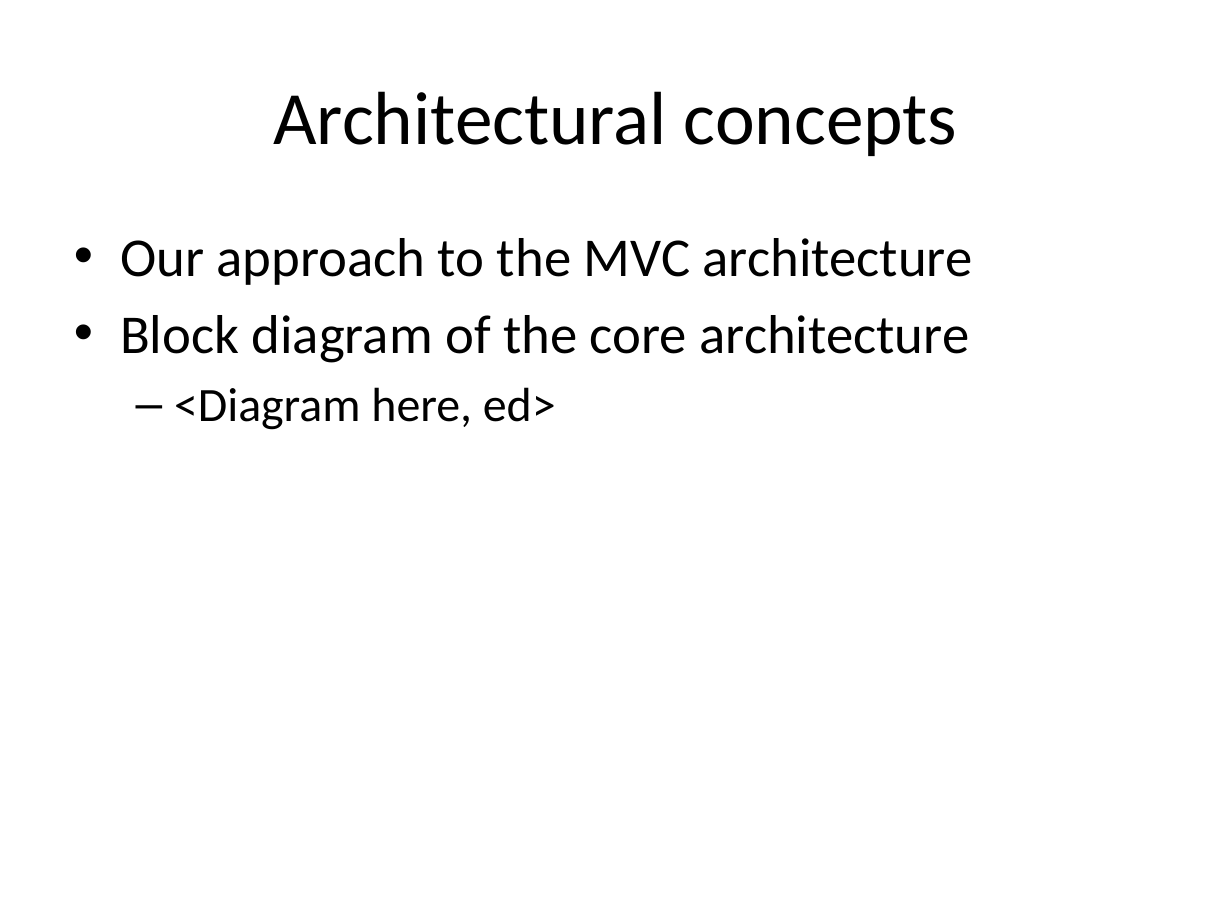
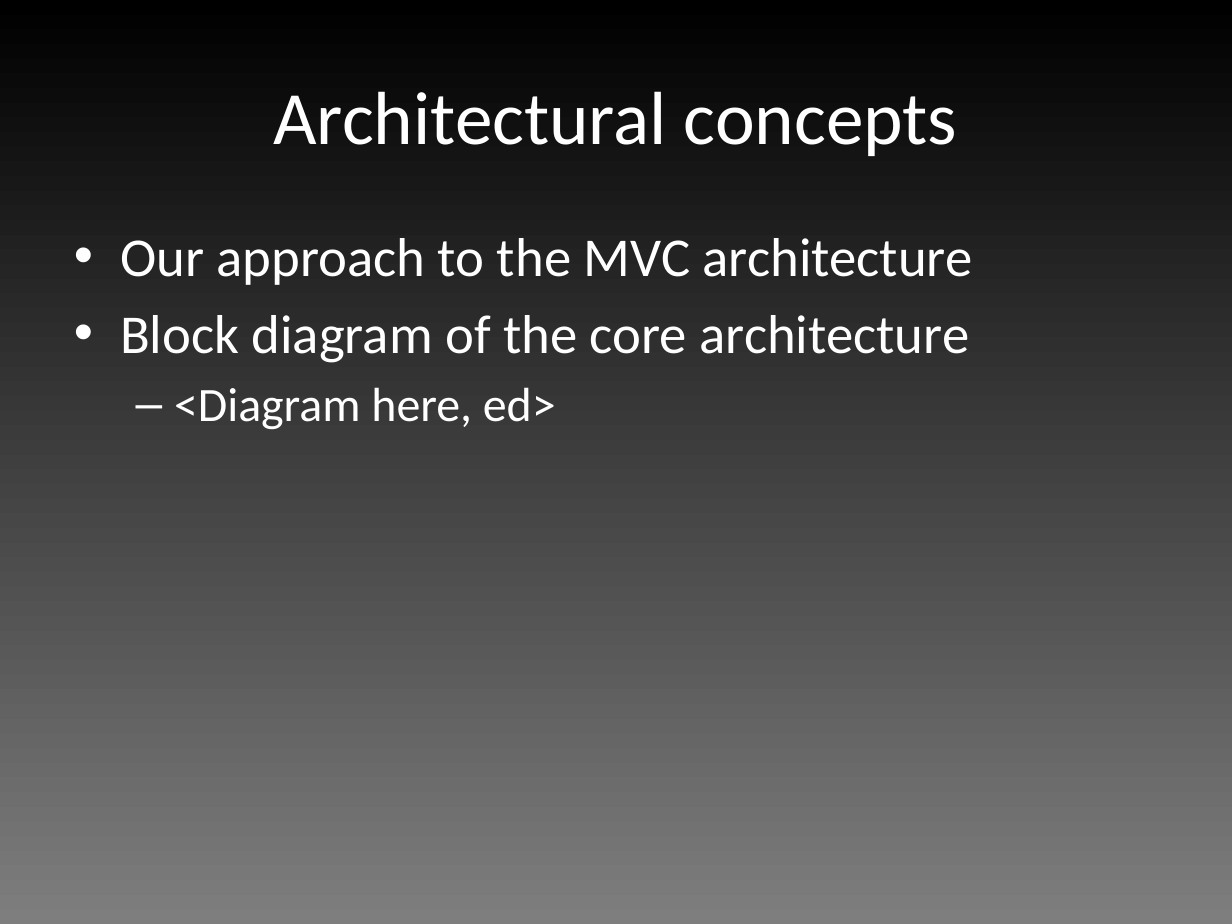
Before and after one commit to edderick/RunwayRedeclaration, a slide deck: slide 6 of doc/D2/Slides.pptx. Drawn at 1232x924 pixels with LibreOffice and Linux fonts; fonts in the diff are those of the drawing. Boxes give left, top, right and bottom in pixels: in the first picture for what was removed or moved away, otherwise in the second. Text is boxed around its words. In the diff, an @@ line names an element or a change of style, - is before the commit and + after.

```diff
--- a/doc/D2/Slides.pptx
+++ b/doc/D2/Slides.pptx
@@ background #FFFFFF to gradient #7F7F7F to #000000 @@
@@ title "Architectural concepts" at [273,91,957,156]: text colour #000000 to #FFFFFF @@
@@ text "Our approach to the MVC ..." at [120,238,973,430]: text colour #000000 to #FFFFFF @@
```
Also in this commit, not shown: 8 other slides changed, 1 slide added.
